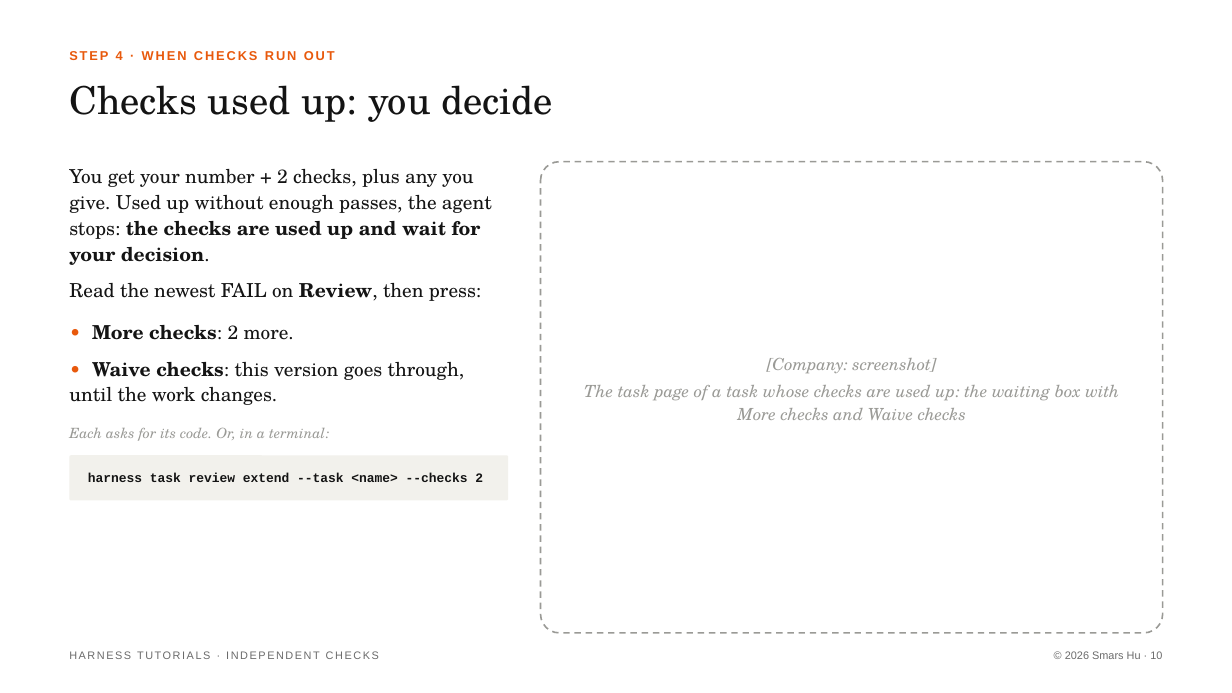
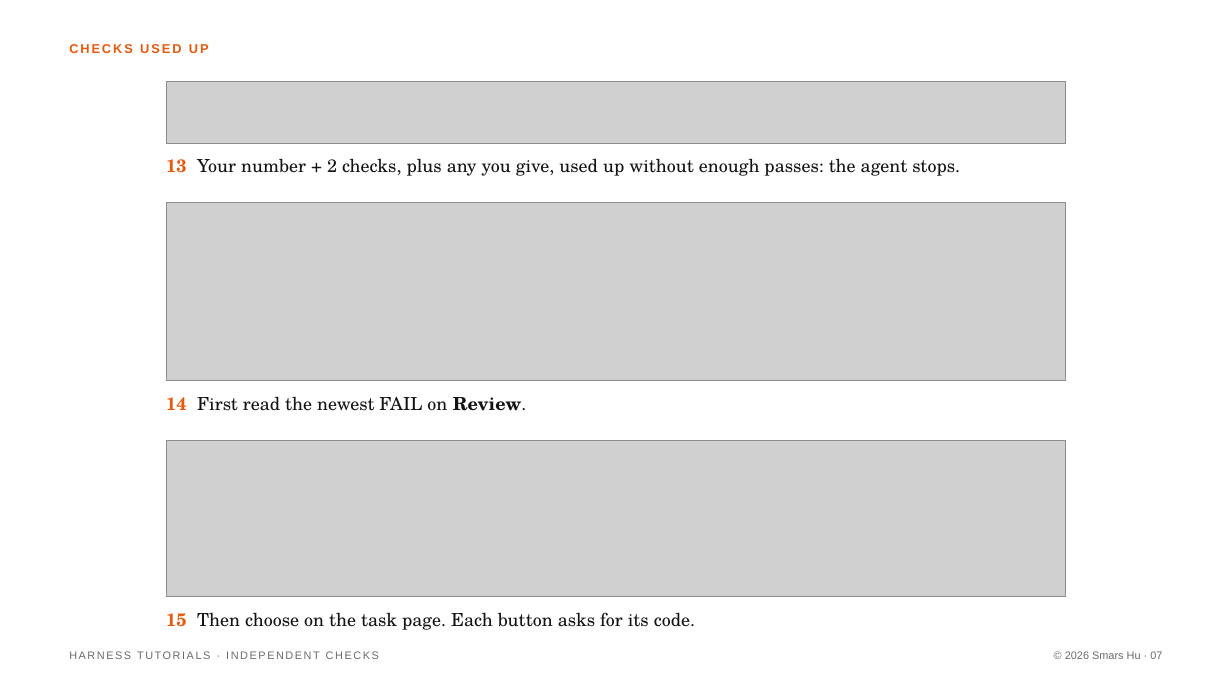
Before and after one commit to Smars-Bin-Hu/ai-exploration, a slide deck: slide 7 of source/tutorials/4_checks.pptx (slide 10 before the commit). Drawn at 1232x693 pixels with LibreOffice and Linux fonts; fonts in the diff are those of the drawing; grey boxes stand for pictures. Boxes give left, top, right and bottom in pixels: in the first picture for what was removed or moved away, otherwise in the second. Text is boxed around its words. In the diff, an @@ line names an element or a change of style, - is before the commit and + after.

```diff
--- a/source/tutorials/4_checks.pptx
+++ b/source/tutorials/4_checks.pptx
@@ text at (69, 44, 209, 53): text changed; size 30 to 10 pt; font TeX Gyre Schola to Arial; text colour #141414 to #E8590C; bold on @@
-Checks used up: you decide
+CHECKS USED UP
@@ text removed at (69, 51, 335, 60) @@
-STEP 4 · WHEN CHECKS RUN OUT
@@ picture added at (166, 81, 1066, 143) @@
@@ text at (166, 158, 960, 176): text changed; size 15 to 14 pt @@
-You get your number + 2 checks, plus any you give. Used up without enough passes, the agent stops: the checks are used up and wait for your decision.
-Read the newest FAIL on Review, then press:
+13 Your number + 2 checks, plus any you give, used up without enough passes: the agent stops.
@@ rounded rectangle removed at (541, 162, 1163, 633) @@
@@ picture added at (166, 202, 1066, 381) @@
@@ text removed at (69, 325, 464, 405) @@
-• More checks: 2 more.
-• Waive checks: this version goes through, until the work changes.
@@ text removed at (584, 358, 1119, 420) @@
-[Company: screenshot]
-The task page of a task whose checks are used up: the waiting box with More checks and Waive checks
@@ text added at (166, 396, 527, 411), 14 pt, text #141414 @@
+14 First read the newest FAIL on Review.
@@ text removed at (69, 428, 329, 440) @@
-Each asks for its code. Or, in a terminal:
@@ picture added at (166, 440, 1066, 597) @@
@@ rounded rectangle removed at (69, 456, 508, 501) @@
@@ text removed at (88, 473, 483, 482) @@
-harness task review extend --task <name> --checks 2
@@ text added at (166, 612, 695, 630), 14 pt, text #141414 @@
+15 Then choose on the task page. Each button asks for its code.
@@ text at (1065, 651, 1162, 659): text changed @@
-© 2026 Smars Hu · 10
+© 2026 Smars Hu · 07
```
Also in this commit, not shown: 5 other slides changed, 5 slides added, 8 slides removed, 15 other files.
